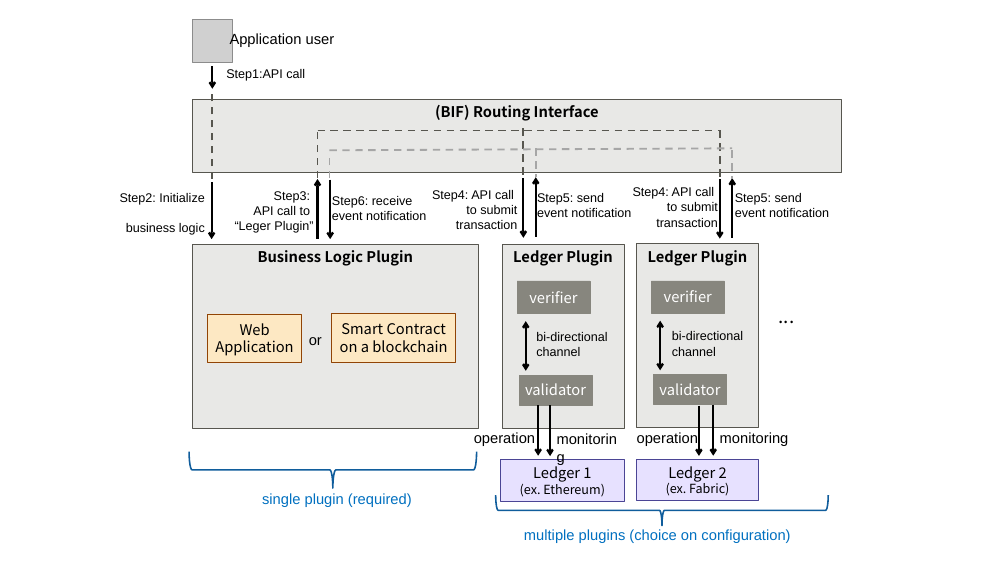
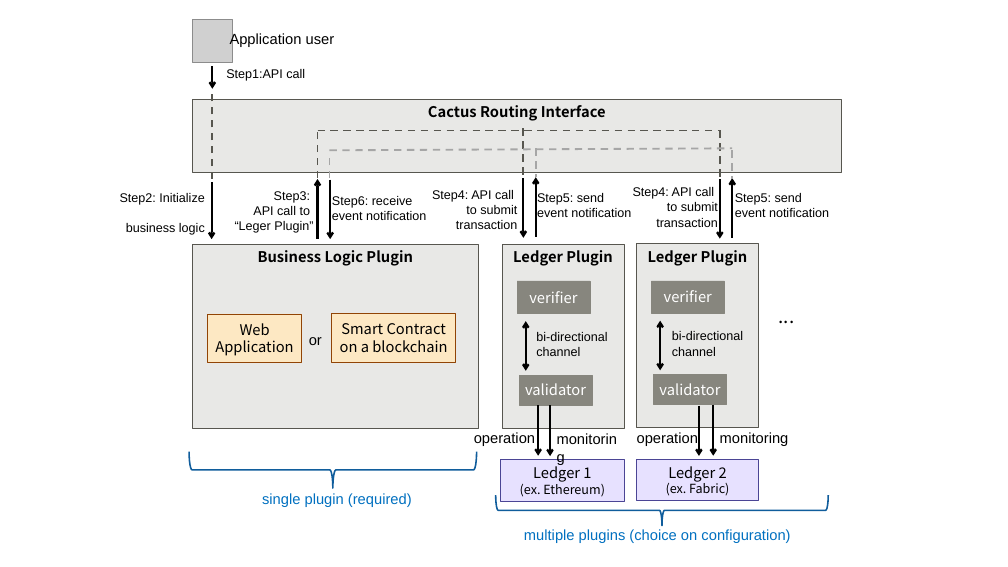
Before and after one commit to hyperledger-cacti/cacti, a slide deck: slide 1 of whitepaper/architecture-with-plugin-and-routing.pptx. Drawn at 1008x567 pixels with LibreOffice and Linux fonts; fonts in the diff are those of the drawing; grey boxes stand for pictures. Boxes give left, top, right and bottom in pixels: in the first picture for what was removed or moved away, otherwise in the second. Text is boxed around its words. In the diff, an @@ line names an element or a change of style, - is before the commit and + after.

```diff
--- a/whitepaper/architecture-with-plugin-and-routing.pptx
+++ b/whitepaper/architecture-with-plugin-and-routing.pptx
@@ text in rectangle at (428,105,606,121): text changed @@
-(BIF) Routing Interface
+Cactus Routing Interface
```
Also in this commit, not shown: 1 other file.
